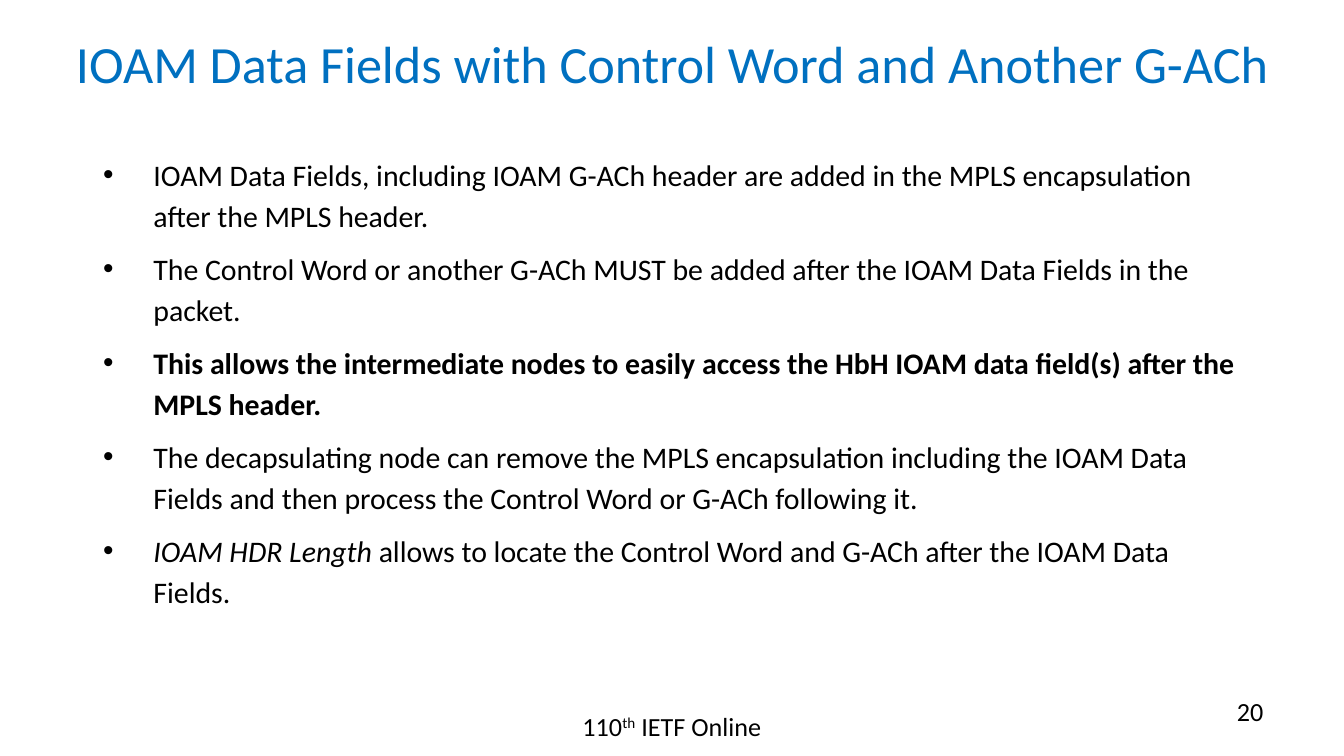
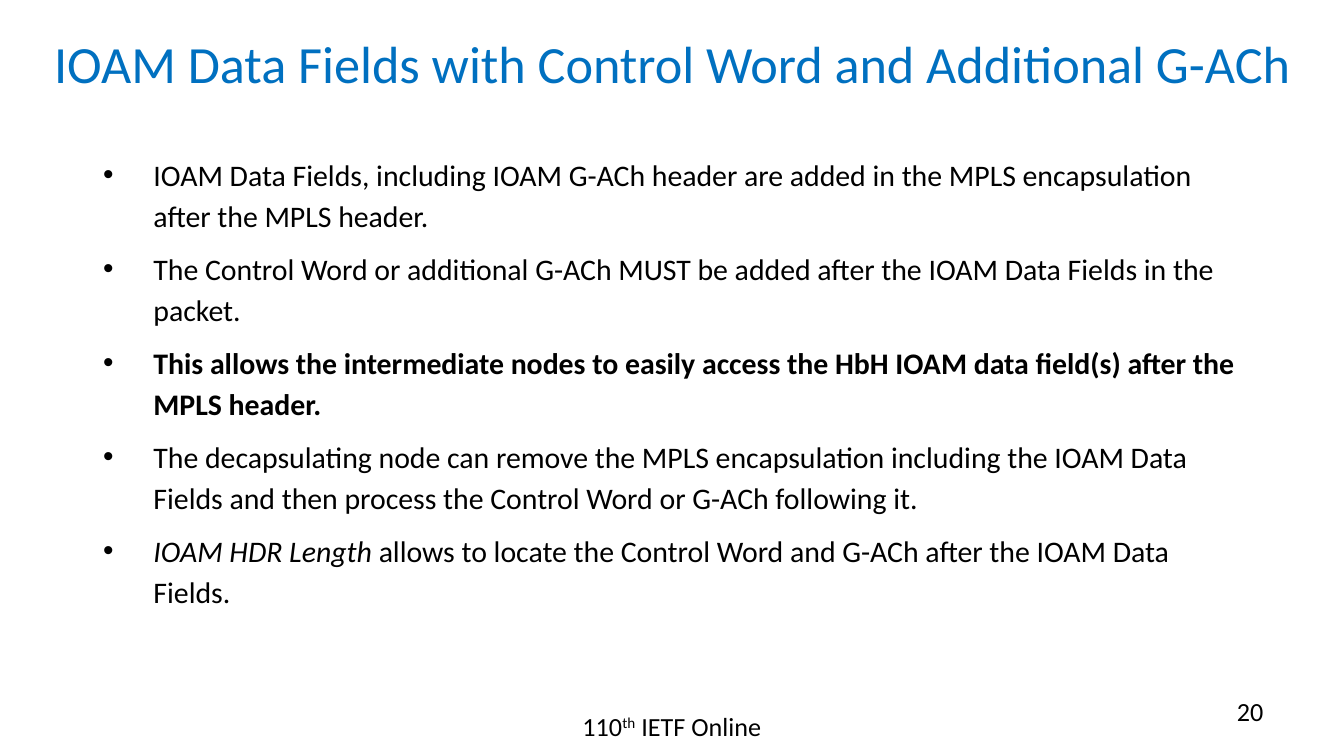
Before and after one commit to rakgandhi/ietf-slides, a slide deck: slide 20 of draft-gandhi-mpls-ioam-sr-06.pptx. Drawn at 1344x756 pixels with LibreOffice and Linux fonts; fonts in the diff are those of the drawing. Boxes give left, top, right and bottom in pixels: in the first picture for what was removed or moved away, otherwise in the second. Text is boxed around its words. In the diff, an @@ line names an element or a change of style, - is before the commit and + after.

```diff
--- a/draft-gandhi-mpls-ioam-sr-06.pptx
+++ b/draft-gandhi-mpls-ioam-sr-06.pptx
@@ title at <box>54,46,1290,84</box>: text changed @@
-IOAM Data Fields with Control Word and Another G-ACh
+IOAM Data Fields with Control Word and Additional G-ACh
@@ text at <box>153,259,1213,326</box>: text changed @@
-• The Control Word or another G-ACh MUST be added after the IOAM Data Fields in the packet.
+• The Control Word or additional G-ACh MUST be added after the IOAM Data Fields in the packet.
```
Also in this commit, not shown: 4 other slides changed, 2 other files.
